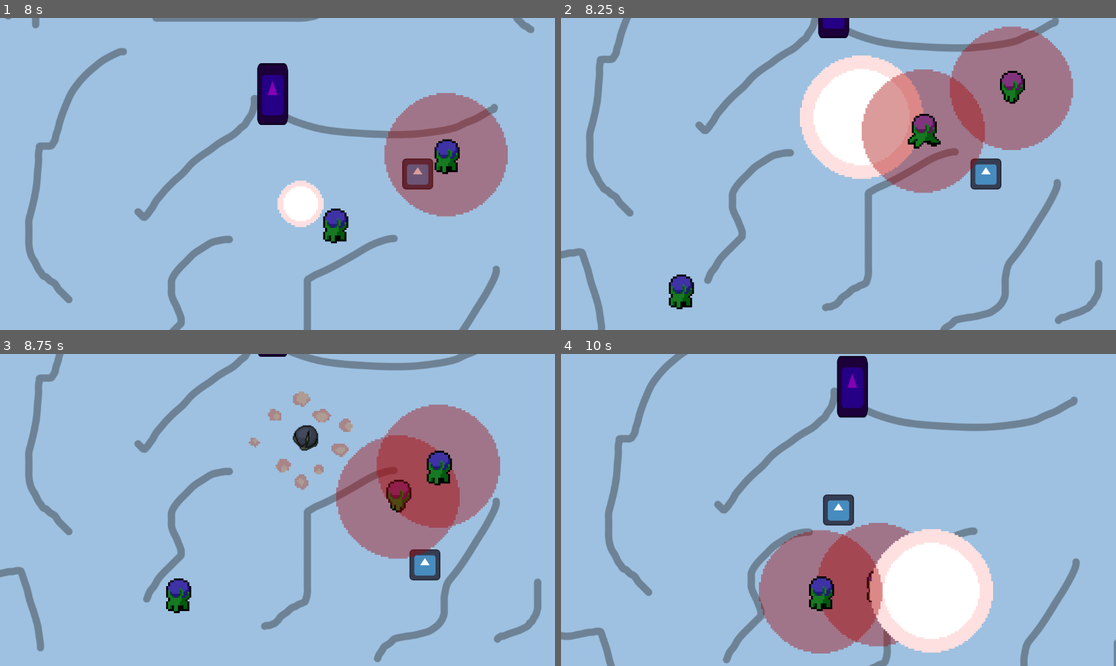
Above: before the commit, frames 1-4 (two rows, left to right).
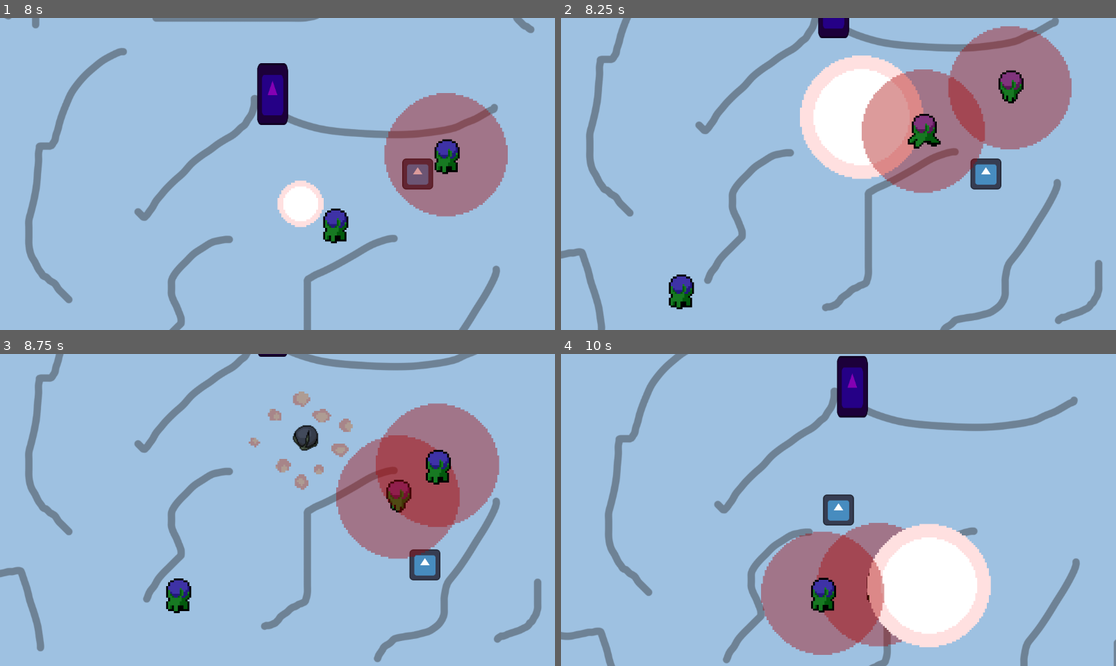
Above: after the commit, the same moments.

Repository: SleepyStudios/SummonerSurvivor
Game: Godot game, scene res://scenes/main.tscn
The game is run twice, just before and just after one commit, with the same random seed, the same clock (stepped at 60 frames per second) and the same inputs. The engine's default icon, where the game draws it, is replaced by a stand-in: a white triangle on a blue panel in a dark square.
Inputs:
- Up to frame 1 (8 s): tap Enter at 0.5 s; hold Right (right) 0.53-1.28 s; tap Space (dash) every 0.75 s from 0.6 to 7.35 s; hold Down (down) 1.28-2.03 s; hold Right (right) 2.03-2.78 s; hold Up (up) 2.78-3.53 s; hold Left (left) 3.53-5.03 s; hold Down (down) 5.03-5.78 s; hold Right (right) 5.78-6.53 s; hold Up (up) 6.53-7.28 s; hold Right (right) from 7.28 s (still down)
- Up to frame 2 (8.25 s): release Right (right) at 8.03 s; hold Down (down) from 8.03 s (still down); tap Space (dash) at 8.1 s
- Up to frame 3 (8.75 s): keep holding Down (down)
- Up to frame 4 (10 s): release Down (down) at 8.78 s; hold Left (left) 8.78-9.53 s; tap Space (dash) at 8.85, 9.6 s; hold Up (up) from 9.53 s (still down)

Frame 1 is identical in both runs. In frame 2, 0.5% of the frame differs, in the area x 69-93%, y 2-43%; in frame 3, 0.5%; in frame 4, 2.2%, in the area x 35-78%, y 54-97%.

Commit message:
disable collision when dashing through

Diff:
--- a/scripts/player.gd
+++ b/scripts/player.gd
@@ -29,6 +29,9 @@
 	velocity = input_direction * speed
 
 	if can_dash and Input.is_action_just_pressed("dash"):
+		# exclude layer 3
+		collision_layer &= ~(1 << 2)
+
 		speed = DASH_SPEED
 		can_dash = false
 		dash_timer.start()
@@ -38,6 +41,9 @@
 	move_and_slide()
 
 func _on_dash_timer_timeout() -> void:
+	# include layer 3
+	collision_layer |= 1 << 2
+
 	speed = BASE_SPEED
 	dash_cooldown_timer.start()
 
